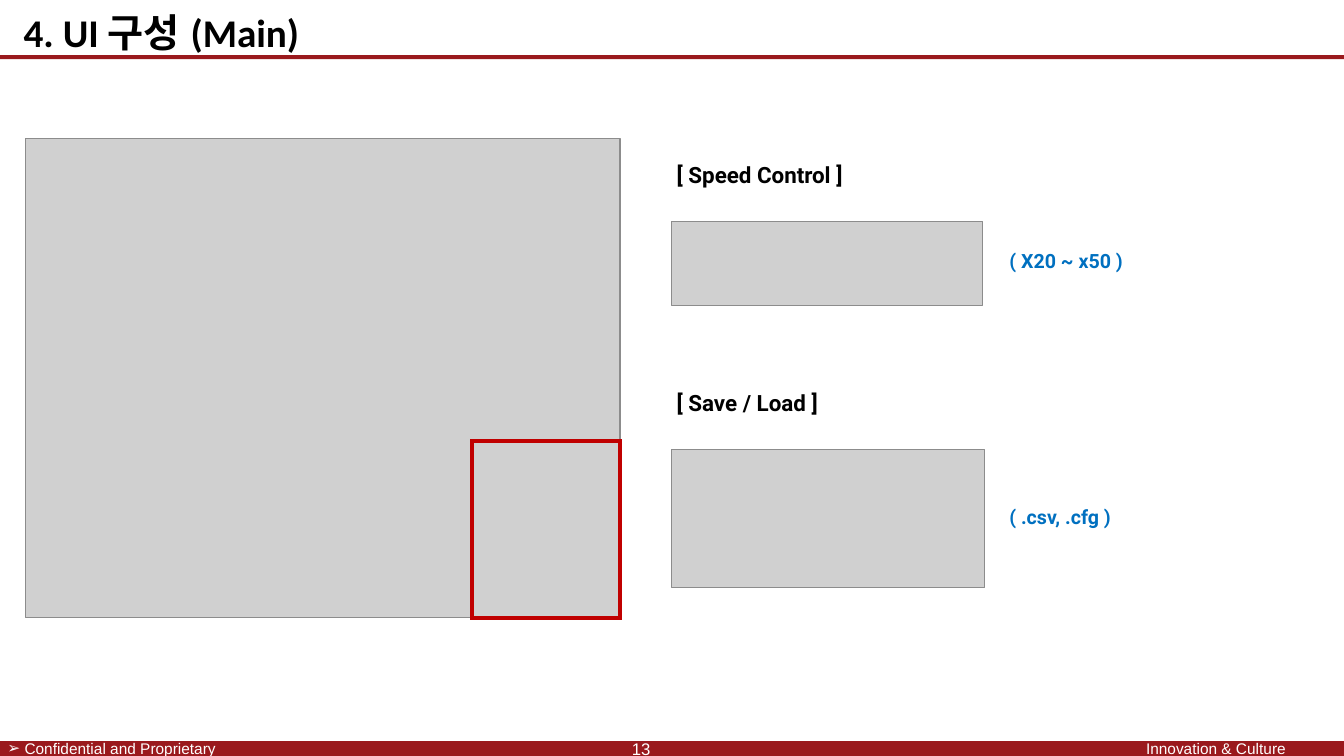
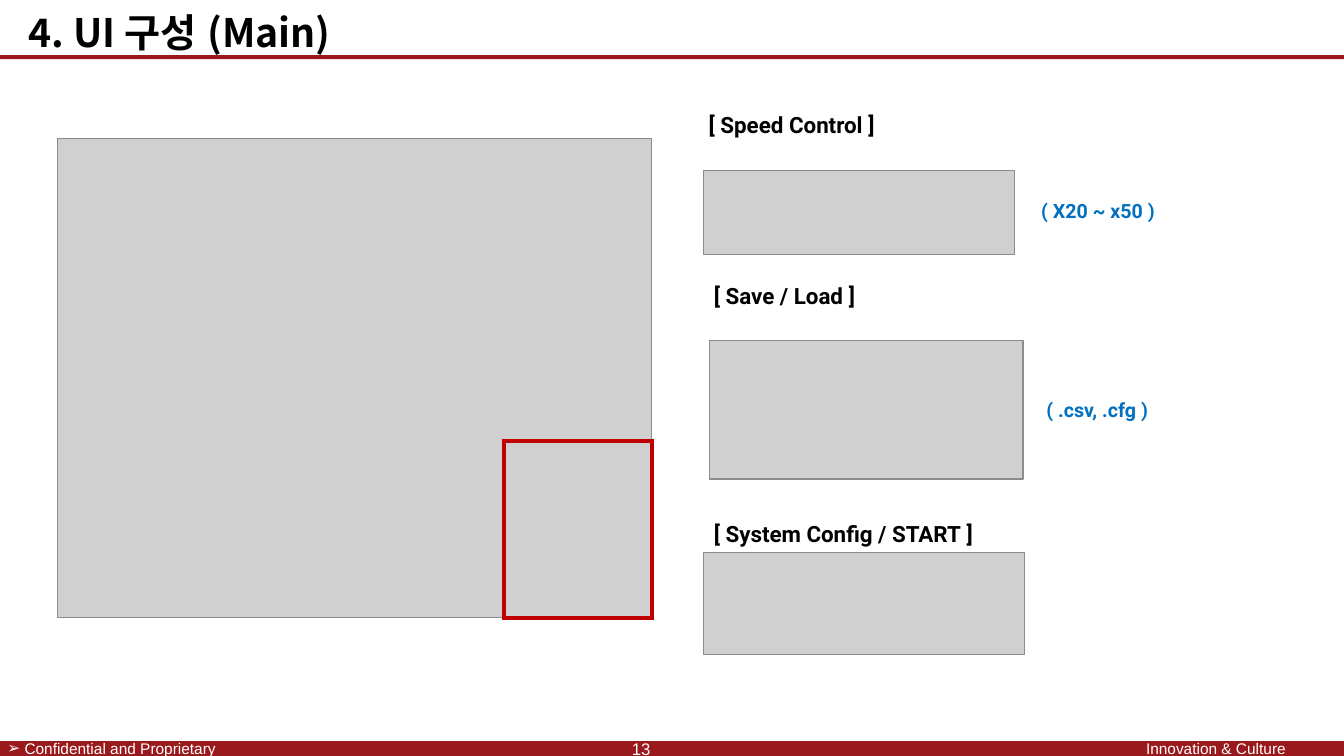
Before and after one commit to SaintSeong/JusungProject, a slide deck: slide 20 of A조 발표/A조 발표.pptx. Drawn at 1344x756 pixels with LibreOffice and Linux fonts; fonts in the diff are those of the drawing; grey boxes stand for pictures; background and template pictures are left out. Boxes give left, top, right and bottom in pixels: in the first picture for what was removed or moved away, otherwise in the second. Text is boxed around its words. In the diff, an @@ line names an element or a change of style, - is before the commit and + after.

```diff
--- a/A조 발표/A조 발표.pptx
+++ b/A조 발표/A조 발표.pptx
@@ text "4. UI 구성 (Main)" at (29, 14, 330, 58): font Calibri to Noto Sans CJK KR @@
@@ picture: place and size @@
-picture at (25, 138, 620, 618)
+picture at (57, 138, 652, 618)
@@ 2 texts, 1 picture: place and size @@
-2 texts, 1 picture at (673, 166, 1111, 304)
+2 texts, 1 picture at (704, 116, 1142, 255)
@@ text "[ Save / Load ]": place and size @@
-text "[ Save / Load ]" at (688, 394, 806, 412)
+text "[ Save / Load ]" at (726, 287, 843, 305)
@@ picture added at (709, 341, 1022, 480) @@
@@ text "( .csv, .cfg )": place and size @@
-text "( .csv, .cfg )" at (1021, 509, 1099, 528)
+text "( .csv, .cfg )" at (1058, 402, 1136, 421)
@@ rectangle: place and size @@
-rectangle at (472, 441, 620, 618)
+rectangle at (504, 441, 652, 618)
@@ picture removed at (673, 450, 985, 589) @@
@@ text added at (726, 525, 961, 547), 16 pt, text #000000, bold @@
+[ System Config / START ]
@@ picture added at (704, 553, 1024, 654) @@
```
Also in this commit, not shown: 19 other slides changed, 1 slide added.
